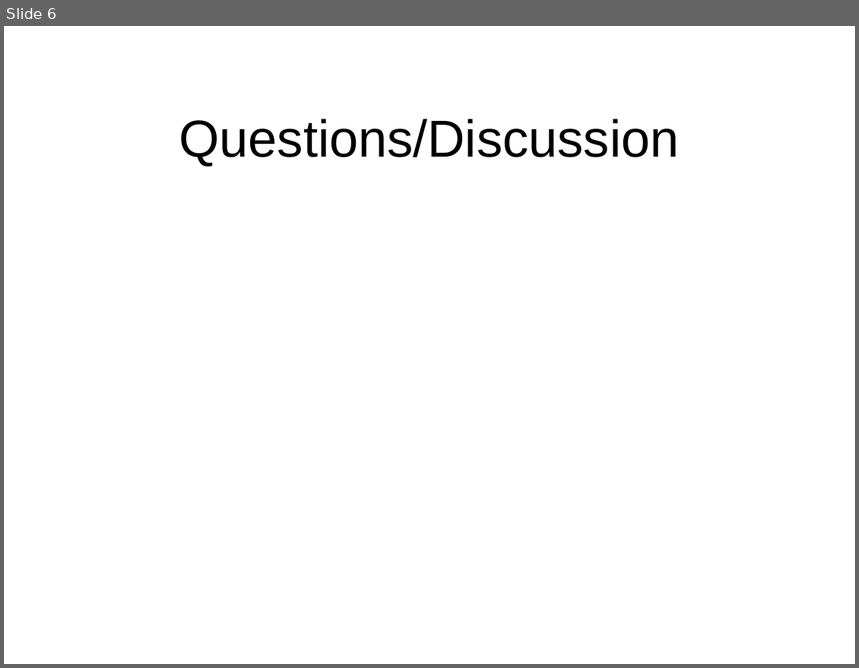
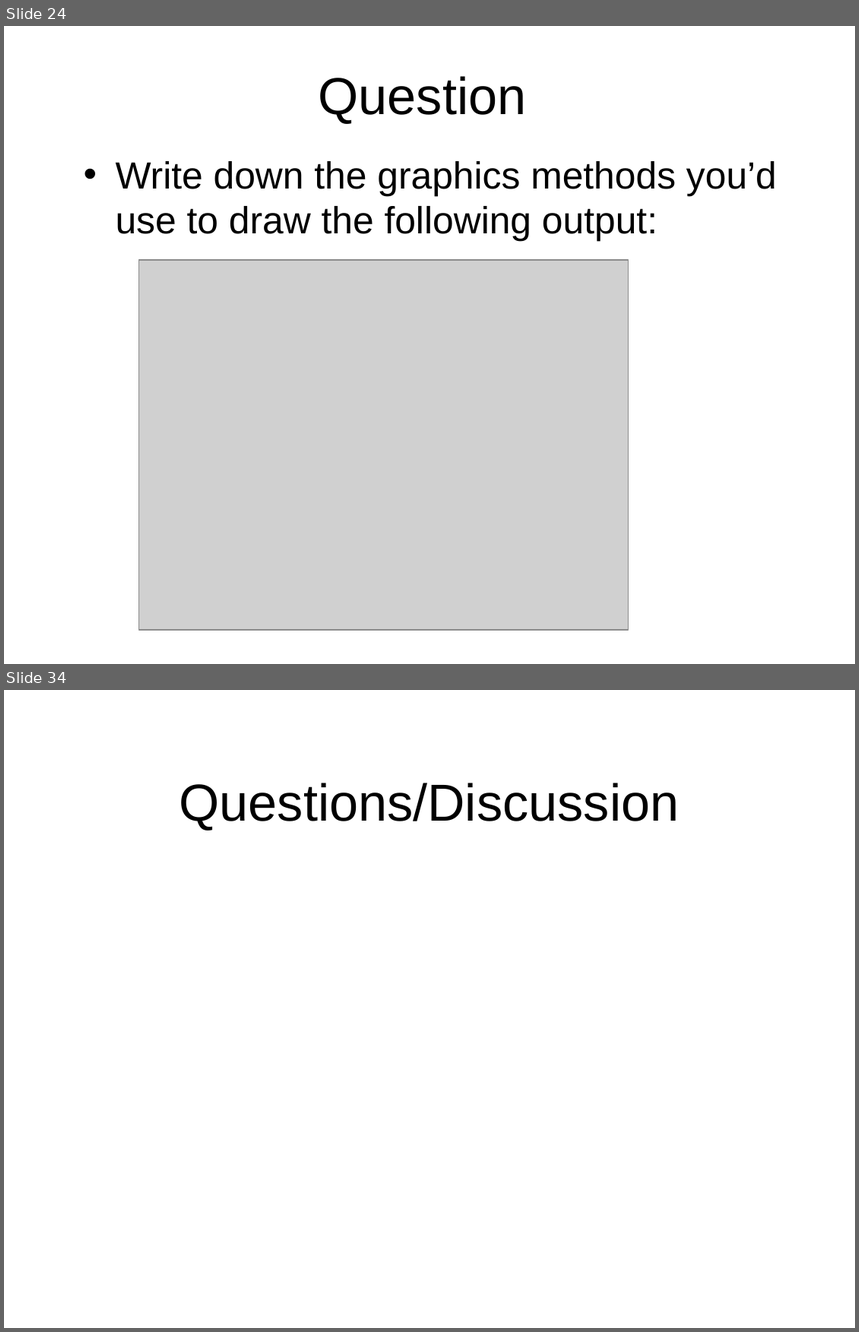
Before and after one commit to octaviordz/zjnu2017.github.io, a slide deck: OOP/lectures/080--Graphics.pptx. Shown one above the other, each under a label of ours: slide 6 before the commit, slides 24 and 34 after it; the slides between them are not shown. The pictures are 859x668 and 859x1332 pixels, drawn with LibreOffice and Linux fonts; fonts in the diff are those of the drawing; grey boxes stand for pictures. Boxes give left, top, right and bottom in pixels: in the first picture for what was removed or moved away, otherwise in the second. Text is boxed around its words. In the diff, an @@ line names an element or a change of style, - is before the commit and + after.

Commit message:
Graphics lecture.

```diff
--- a/OOP/lectures/080--Graphics.pptx
+++ b/OOP/lectures/080--Graphics.pptx
@@ slide 24 added at <box>4,26,855,664</box>, background #FFFFFF @@
@@ title added at <box>319,76,527,123</box>, 44 pt, text #000000 @@
+Question
@@ text added at <box>116,161,777,242</box>, 32 pt, text #000000 @@
+• Write down the graphics methods you’d use to draw the following output:
@@ picture added at <box>139,260,628,630</box> @@
@@ what was slide 6 is now slide 34 @@
```
Also in this commit, not shown: 3 slides changed, 28 other slides added, 1 slide removed, 1 other file.
